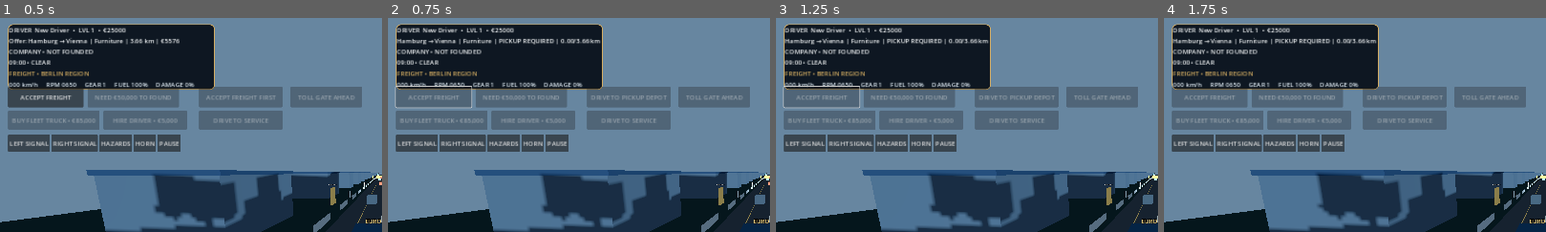
Above: before the commit, frames 1-4 (left to right).
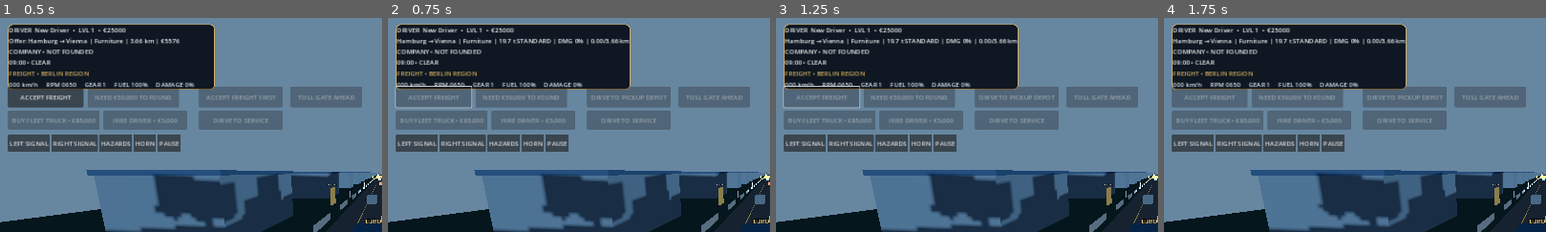
Above: after the commit, the same moments.

Repository: haseebop668-a11y/EURO-HAUL
Game: Godot game, scene res://Scenes/Main.tscn
Two runs of this game, one before a commit and one after it. Both use one fixed random seed, a clock stepped at 60 frames per second and the inputs below.
Inputs:
- Up to frame 1 (0.5 s): no input
- Up to frame 2 (0.75 s): click "ACCEPT FREIGHT" at 0.5 s
- Up to frame 3 (1.25 s): no input
- Up to frame 4 (1.75 s): click "◀" at 1.25 s
The pictures show only the part of the screen within x 0-50%, y 0-50%; the shares and areas given below are measured in that part.

Frame 1 is identical in both runs. In frame 2, 2.7% of the frame differs, in the area x 29-64%, y 2-34%; in frame 3, 2.7%; in frame 4, 2.7%.

Commit message:
feat: connect cargo mass and fragility damage to truck trailer and HUD

Diff:
--- a/Godot/Scripts/main.gd
+++ b/Godot/Scripts/main.gd
@@ -460,6 +460,11 @@
 	add_child(career)
 	truck.fuel_percent = career.saved_fuel_percent
 	truck.damage = career.saved_vehicle_damage
+	trailer.cargo_damaged.connect(career.apply_cargo_damage)
+	if career.cargo_loaded and not career.active_contract.is_empty():
+		var saved_mass := float(career.active_contract.get("mass_tons", 0.0))
+		truck.set_cargo_mass(saved_mass)
+		trailer.set_cargo_mass(saved_mass)
 	career.changed.connect(_update_hud)
 	company = EuroHaulCompanyManager.new()
 	company.name = "CompanyManager"
@@ -715,9 +720,14 @@
 		return
 	if not career.cargo_loaded and near_pickup_depot:
 		if career.load_cargo():
-			status_label.text = "CARGO LOADED • DELIVERY STARTED"
+			var cargo_mass := float(career.active_contract.get("mass_tons", 0.0))
+			truck.set_cargo_mass(cargo_mass)
+			trailer.set_cargo_mass(cargo_mass)
+			status_label.text = "CARGO LOADED • %.1f TONNES" % cargo_mass
 	elif career.cargo_loaded and near_delivery_depot:
 		if career.unload_cargo():
+			truck.set_cargo_mass(0.0)
+			trailer.set_cargo_mass(0.0)
 			status_label.text = "DELIVERY COMPLETED • REWARD PAID"
 		else:
 			status_label.text = "DELIVERY DEPOT • ROUTE DISTANCE NOT COMPLETE"
@@ -781,7 +791,7 @@
 	var contract_text := "No active contract"
 	if not career.active_contract.is_empty():
 		var c: Dictionary = career.active_contract
-		contract_text = "%s → %s | %s | %s | %.2f/%.2f km" % [c.origin, c.destination, c.cargo, "LOADED" if career.cargo_loaded else "PICKUP REQUIRED", c.progress_km, c.distance_km]
+		contract_text = "%s → %s | %s | %.1f t %s | DMG %.0f%% | %.2f/%.2f km" % [c.origin, c.destination, c.cargo, float(c.get("mass_tons", 0.0)), str(c.get("fragility", "STANDARD")), float(c.get("damage_percent", 0.0)), c.progress_km, c.distance_km]
 	elif not career.offered_contract.is_empty():
 		var o: Dictionary = career.offered_contract
 		contract_text = "Offer: %s → %s | %s | %.2f km | €%d" % [o.origin, o.destination, o.cargo, o.distance_km, int(o.reward)]
